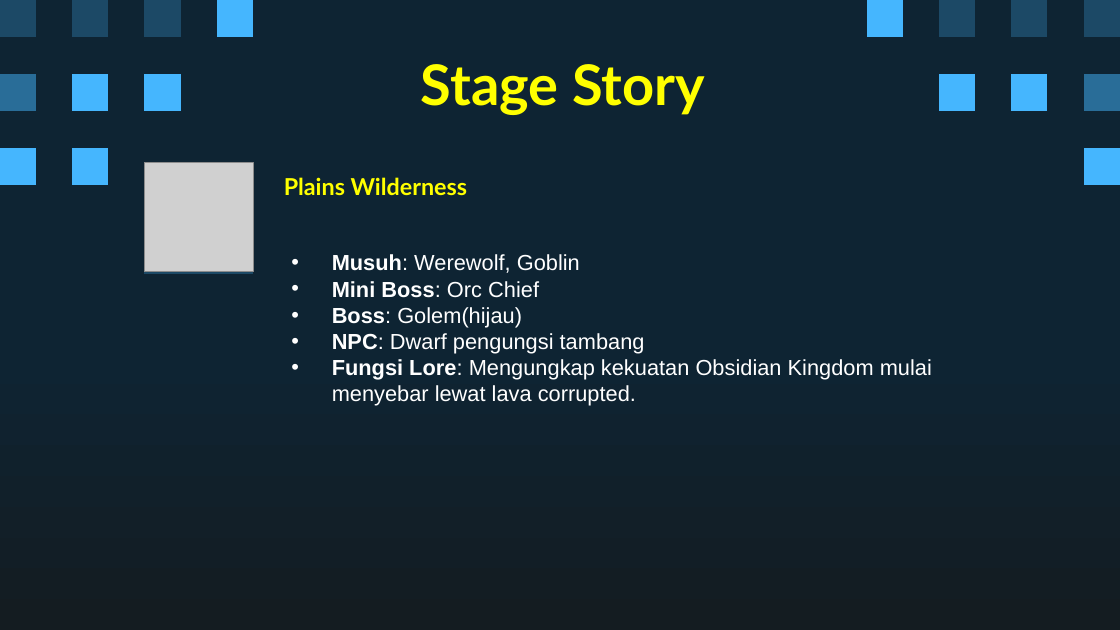
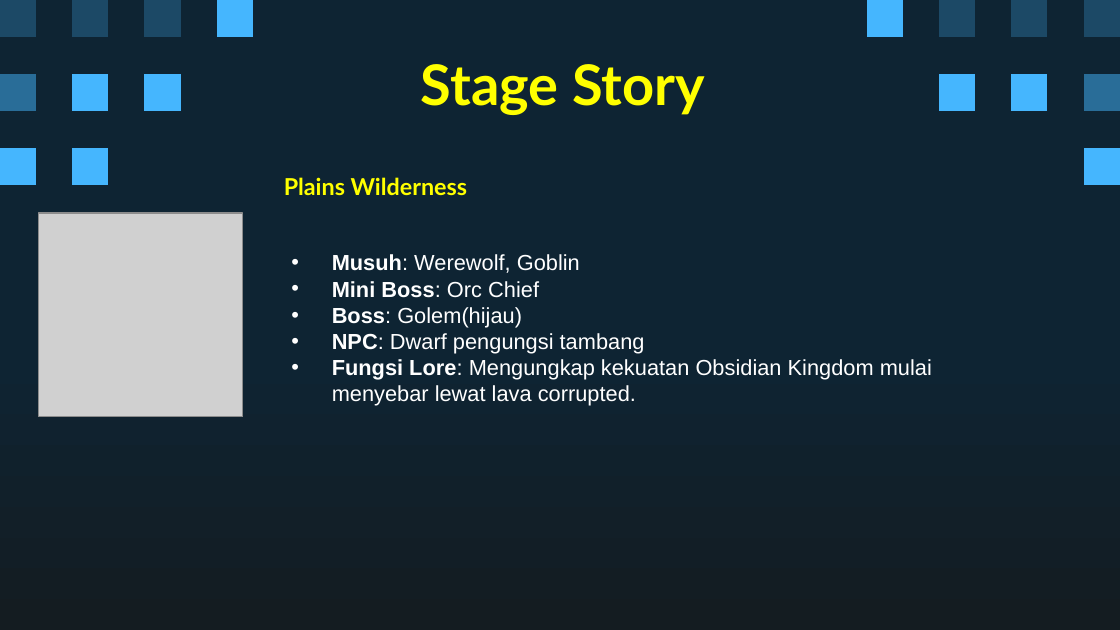
Before and after one commit to Ricardhad/gameProgProject, a slide deck: slide 13 of Super Pixel Vintage Gaming by Slidesgo.pptx. Drawn at 1120x630 pixels with LibreOffice and Linux fonts; fonts in the diff are those of the drawing; grey boxes stand for pictures. Boxes give left, top, right and bottom in pixels: in the first picture for what was removed or moved away, otherwise in the second. Text is boxed around its words. In the diff, an @@ line names an element or a change of style, - is before the commit and + after.

```diff
--- a/Super Pixel Vintage Gaming by Slidesgo.pptx
+++ b/Super Pixel Vintage Gaming by Slidesgo.pptx
@@ freeform shape removed at <box>144,162,253,273</box> @@
@@ picture: place and size @@
-picture at <box>144,162,253,271</box>
+picture at <box>39,213,243,417</box>
```
Also in this commit, not shown: 8 other slides changed, 3 slides added, 3 slides removed.
